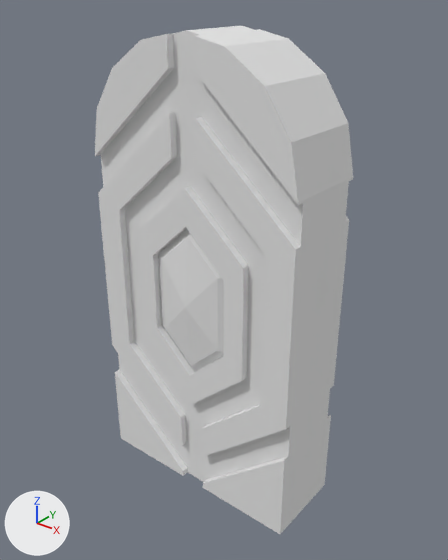
Two versions of the OBJ model The_Dune_Project/Assets/Models/env/Modular Temple/Wall_Straight_Door.obj, one commit apart.
Rendered twice from a 50 mm lens placed at (1.217, -1.981, 1.726), pointed at (0.02, -0.485, 0.799). The axes (+X, +Y, +Z) are drawn at lower left. The lights are the same throughout. Where no turn or scale is listed for an object, it has been applied to the vertices.
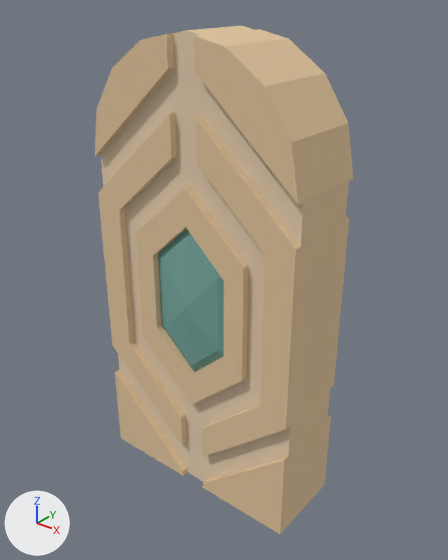
Changed parts and their boxes (x1, y1, x2, y2) in the pictures (448 x 560 px):
'object2', recoloured (white to beige): (95, 26, 353, 534) in both
'object1', recoloured (white to cyan): (158, 229, 224, 372) in both

The edits, one by one:
Material 'Green_Stone_-_Dark' (mat_green_stone___dark) changes colour from white #e7e7e7 to cyan #74a79d; in linear values from (0.8, 0.8, 0.8) to (0.176, 0.384, 0.337).
Material 'Sandstone_6' (mat_sandstone_6) changes colour from white #e7e7e7 to beige #e2c59d; in linear values from (0.8, 0.8, 0.8) to (0.761, 0.561, 0.337).
Material 'Sandstone_5' (mat_sandstone_5) changes colour from white #e7e7e7 to beige #e7cfb1; in linear values from (0.8, 0.8, 0.8) to (0.8, 0.627, 0.439).
